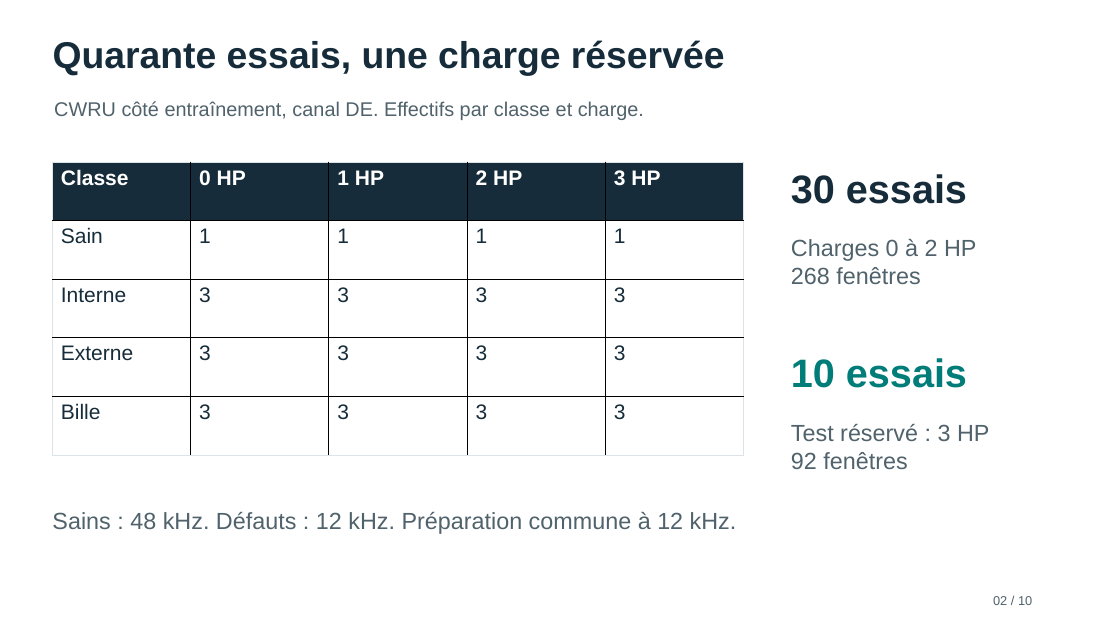
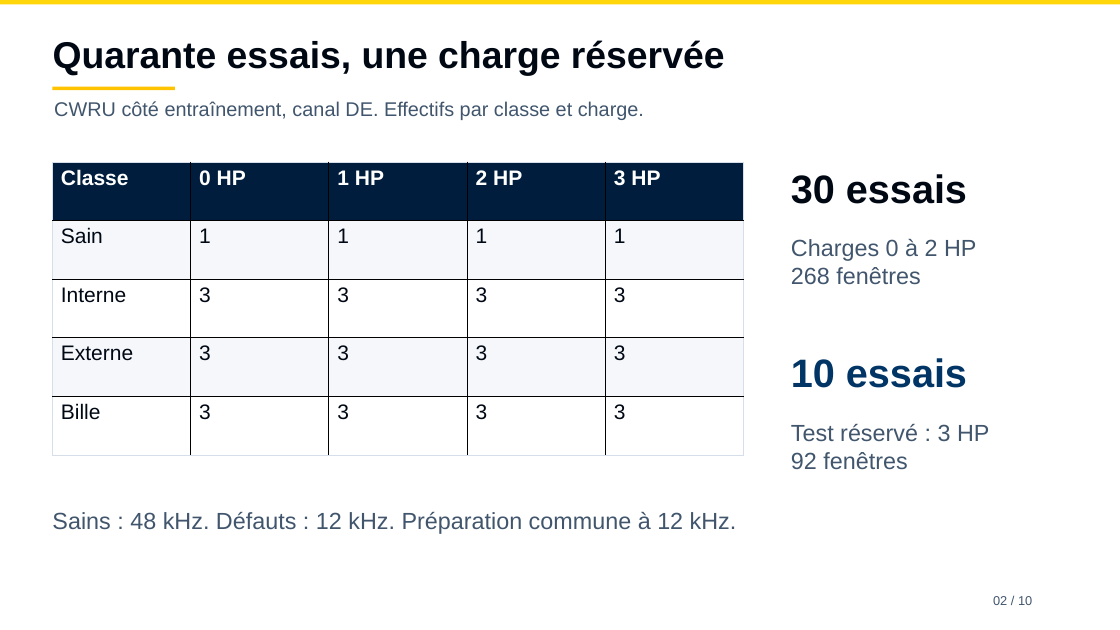
Before and after one commit to Lavdal-Yahya/IoT-mini-project, a slide deck: slide 2 of presentation/dashboard/diagnostic_dashboard.pptx. Drawn at 1120x630 pixels with LibreOffice and Linux fonts; fonts in the diff are those of the drawing. Boxes give left, top, right and bottom in pixels: in the first picture for what was removed or moved away, otherwise in the second. Text is boxed around its words. In the diff, an @@ line names an element or a change of style, - is before the commit and + after.

```diff
--- a/presentation/dashboard/diagnostic_dashboard.pptx
+++ b/presentation/dashboard/diagnostic_dashboard.pptx
@@ rectangle added at box(0, 0, 1120, 4), fill #FFD60A @@
@@ text "Quarante essais, une charge réservée" at box(53, 40, 725, 76): text colour #162C3A to #000814 @@
@@ rectangle added at box(52, 87, 175, 90), fill #FFC300 @@
@@ table at box(52, 162, 745, 455) @@
@@ fill #162C3A to #001D3D in row 1 @@
@@ fill #FFFFFF to #F5F7FA in 10 cells @@
@@ text colour #162C3A to #000814 in "Sain", "1", "1", "1" and 16 more places @@
@@ borders changed @@
@@ text "30 essais" at box(791, 174, 967, 204): text colour #162C3A to #000814 @@
@@ text "10 essais" at box(791, 358, 967, 388): text colour #007D78 to #003566 @@
@@ text colour #50626B to #41566D in 5 elements at box(54, 101, 644, 120), box(993, 596, 1032, 605), box(791, 239, 976, 284), box(791, 424, 989, 469), box(52, 512, 737, 534) @@
```
Also in this commit, not shown: 9 other slides changed, 37 other files.
